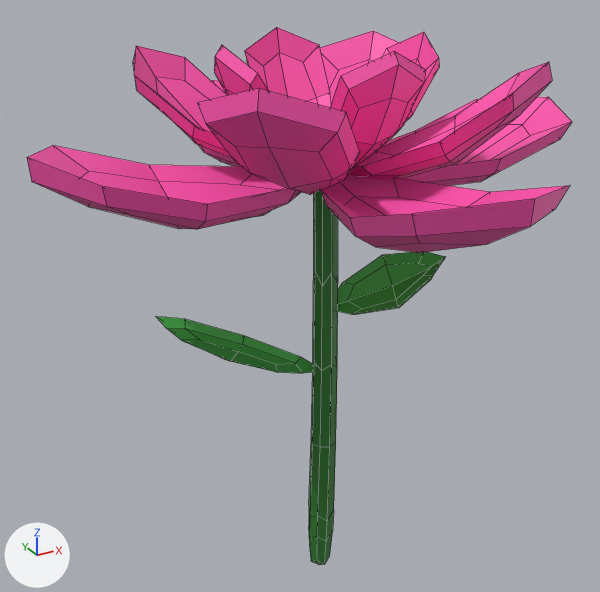
What one commit did to the FBX model Content/Arts/Decors/BigFlower.fbx.
Camera for both pictures: a 50 mm lens placed at (-0.297, -0.506, 0.518), pointed at (-0.009, 0.017, 0.257). Arrows for +X, +Y and +Z are at lower left; the lights stay in place. Mesh edges are drawn as thin lines. Where no turn or scale is listed for an object, it has been applied to the vertices.
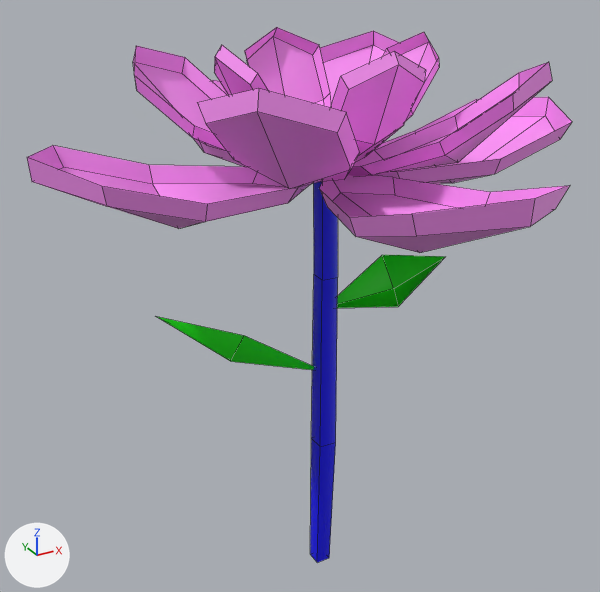
Boxes [x1, y1, x2, y2] around the edits, measured in the pictures (600 x 592 px):
'pCube23', reshaped
    before: [27, 27, 572, 565]
    after: [27, 27, 572, 563]
part 1 of me_mesh_001, cut back
    before: [28, 27, 572, 565]
    after: [310, 181, 338, 563]
part 2 of me_mesh_001, recoloured
    both: [27, 45, 572, 237]

Edits to the bpy script that builds the scene:
```text
Add img_splatmap_png:
    img_splatmap_png = load_image('SplatMap.png', '../SplatMap.png', 2, 2, 'sRGB')
Add mat_m_petal:
    mat_m_petal = principled_material('M_Petal')
    mat_m_petal.base_color = (1.0, 0.302, 0.951)  # pink #ff95f9
    mat_m_petal.roughness = 0.553
Add mat_m_splatmap:
    mat_m_splatmap = principled_material('M_SplatMap')
    mat_m_splatmap.texture = img_splatmap_png
Change me_mesh_001:
    used by ob_pcube23; location = (-0.0004, -0.0041, 0.3437)
    remove me_mesh_001.from_pydata(...)  # 549 vertices, 528 faces; spans x -0.204..0.208, y -0.206..0.206, z -0.344..0.109
    remove me_mesh_001.materials.append(mat_midred)  # dark green #2e792e
    remove me_mesh_001.materials.append(mat_green)  # green #44ac44
    remove me_mesh_001.materials.append(mat_yellowgem)  # yellow #ffc800
    add me_mesh_001.from_pydata(...)  # 231 vertices, 174 faces; spans x -0.204..0.208, y -0.206..0.206, z -0.333..0.109
    me_mesh_001 part 1: 8 vertices moved from x -0.007..0.008, y -0.01..0.005, z -0.139..-0.069 to x -0.007..0.008, y -0.009..0.005, z -0.21..-0.063; 322 vertices removed from x -0.179..0.183, y -0.181..0.181, z -0.344..0.09; 4 vertices added at x -0.006..0.007, y -0.004..0.008, z -0.333
    me_mesh_001 part 2: 96 faces spanning x -0.204..0.208, y -0.206..0.206, z 0.006..0.109 switch from mat_lambert7 (pink #ff55b1) to mat_m_petal (pink #ff95f9)
    add me_mesh_001.materials.append(mat_m_splatmap)  # picture img_splatmap_png
```
